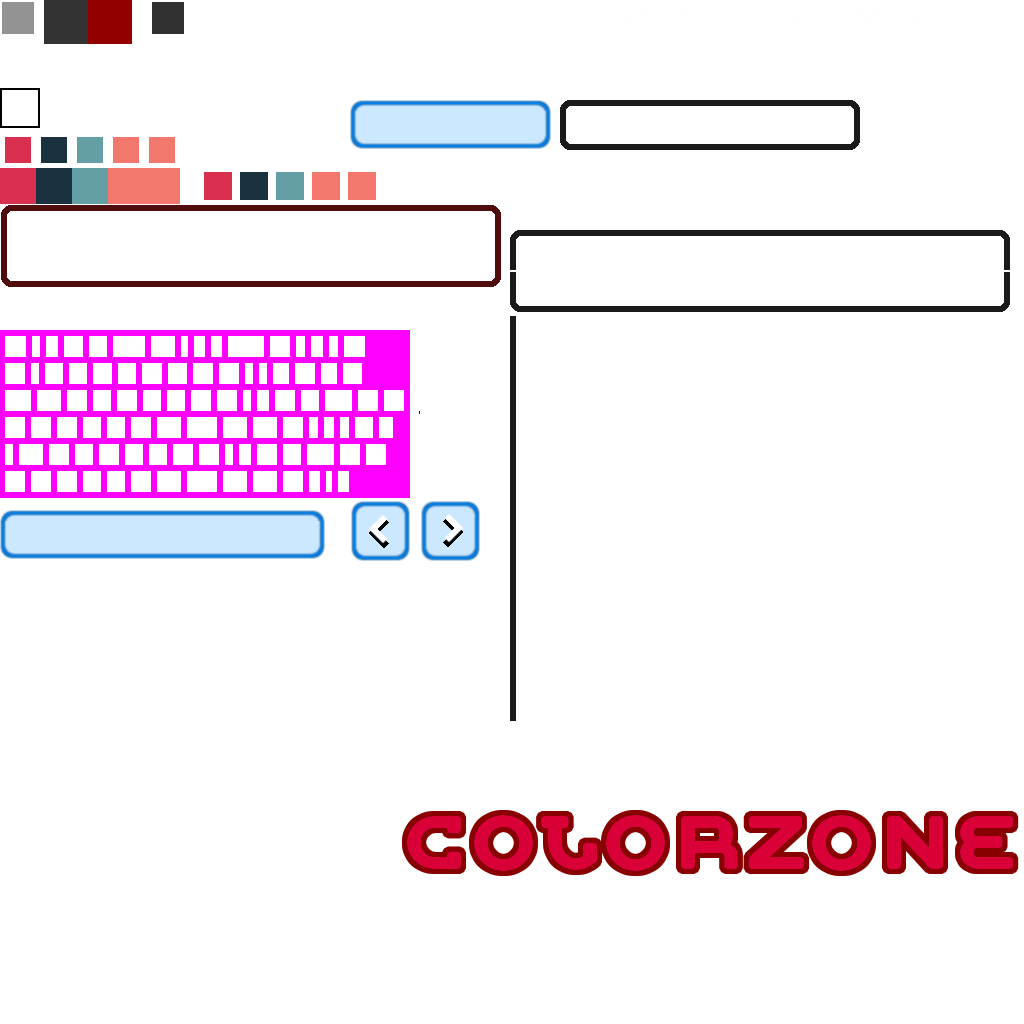
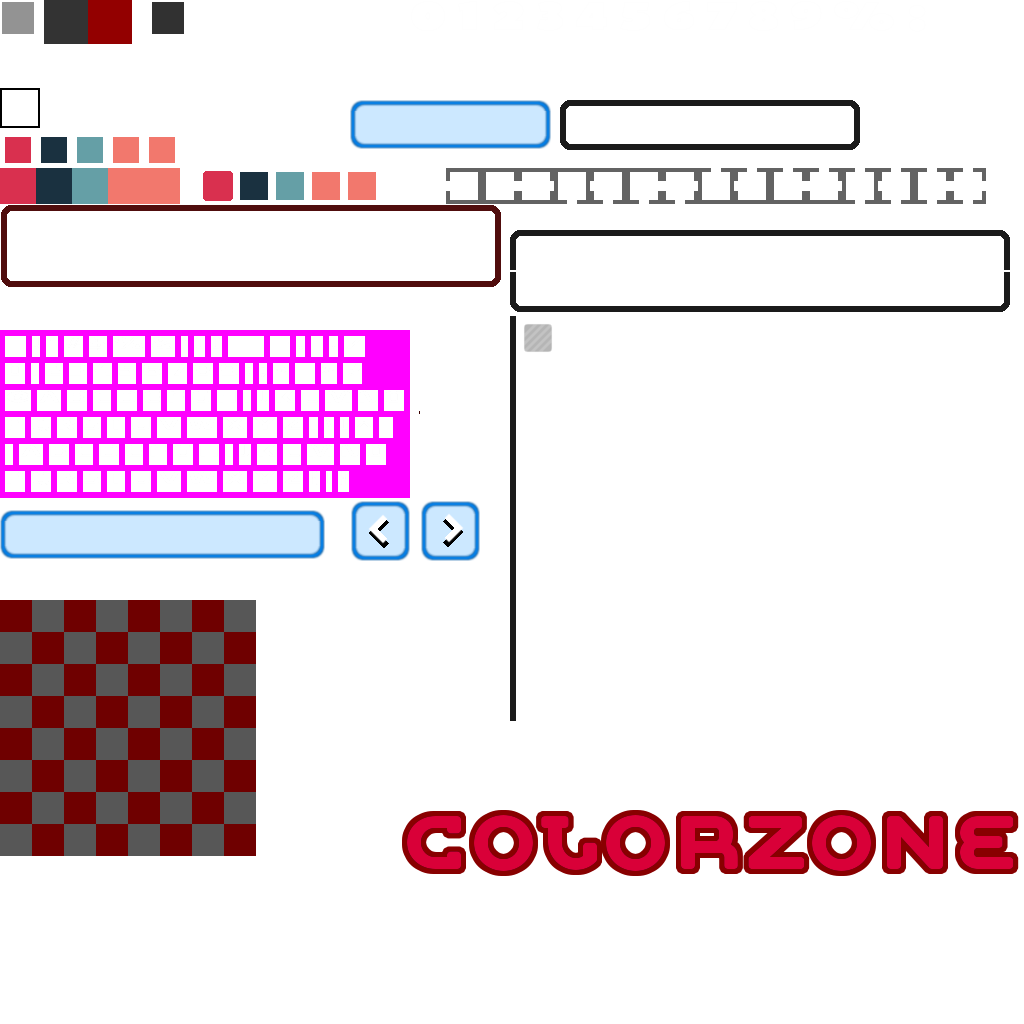
The second 1024 × 1024 image is a revision of the first. Changes to its layers:
added layer "Ebene #21" above "Ebene #14" over [446, 168, 986, 204]
added layer "Ebene #19" above "Ebene #6" over [0, 600, 256, 856]
showed "Ebene #6", moved it above "Ebene #9", painted on it over [0, 324, 552, 800]
painted on "Ebene #9" over [203, 171, 233, 201]
painted on "Buttons" over [0, 600, 32, 632]
